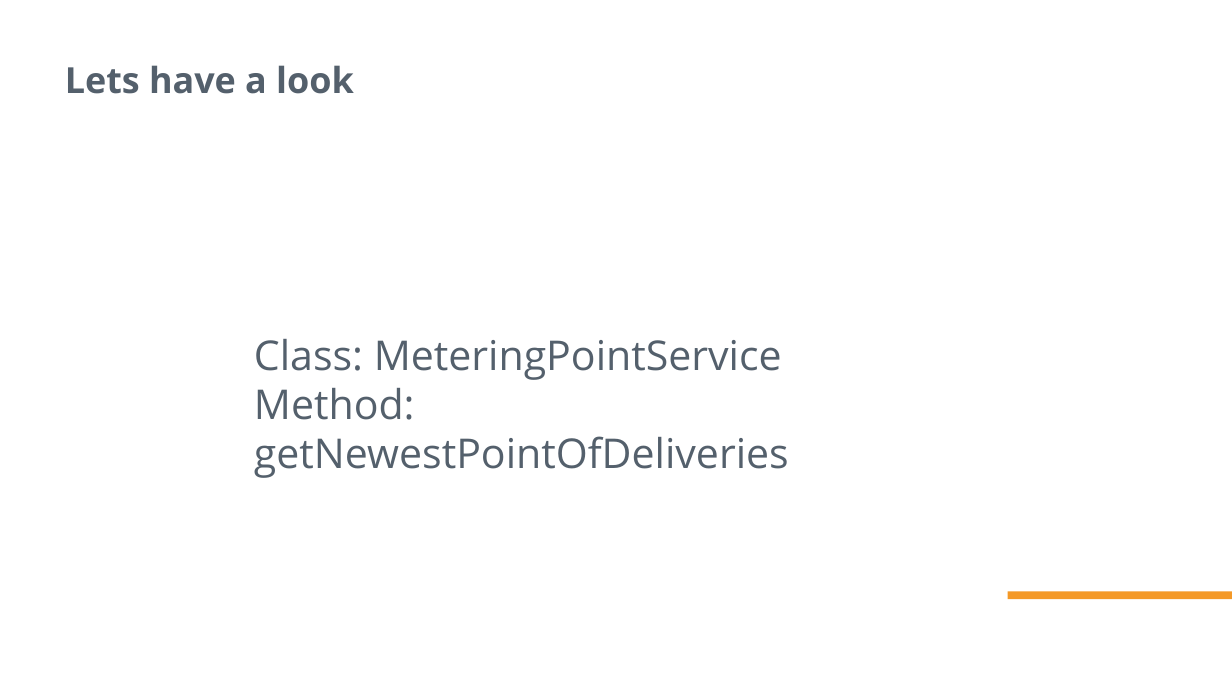
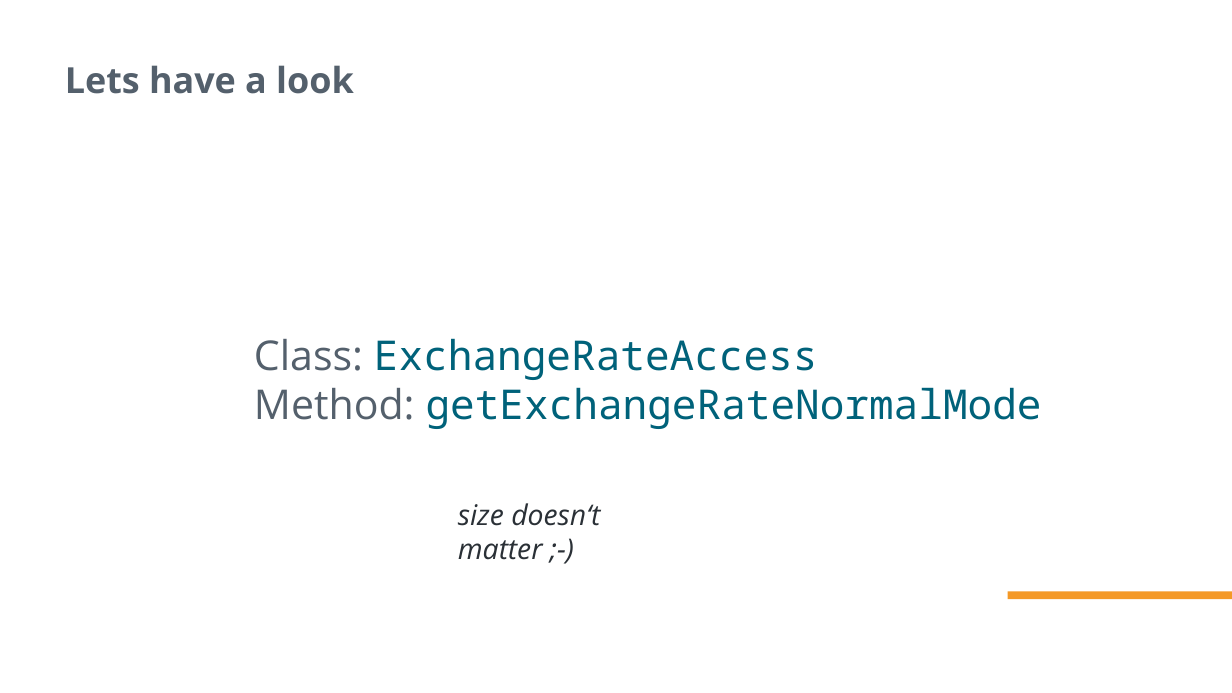
Before and after one commit to jlessner/hello-coding-dojo, a slide deck: slide 4 of learning-hour.pptx. Drawn at 1232x693 pixels with LibreOffice and Linux fonts; fonts in the diff are those of the drawing; background and template pictures are left out. Boxes give left, top, right and bottom in pixels: in the first picture for what was removed or moved away, otherwise in the second. Text is boxed around its words. In the diff, an @@ line names an element or a change of style, - is before the commit and + after.

```diff
--- a/learning-hour.pptx
+++ b/learning-hour.pptx
@@ text at [254, 338, 1042, 429]: text changed; font Open Sans to Noto Sans Mono; text colour #54606C to #00627A @@
-Class: MeteringPointService
-Method: getNewestPointOfDeliveries
+Class: ExchangeRateAccess
+Method: getExchangeRateNormalMode
@@ text added at [458, 503, 600, 560], 22.2 pt, text #2A3036, italic @@
+size doesn‘t matter ;-)
```
Also in this commit, not shown: 2 other slides changed, 57 other files.
